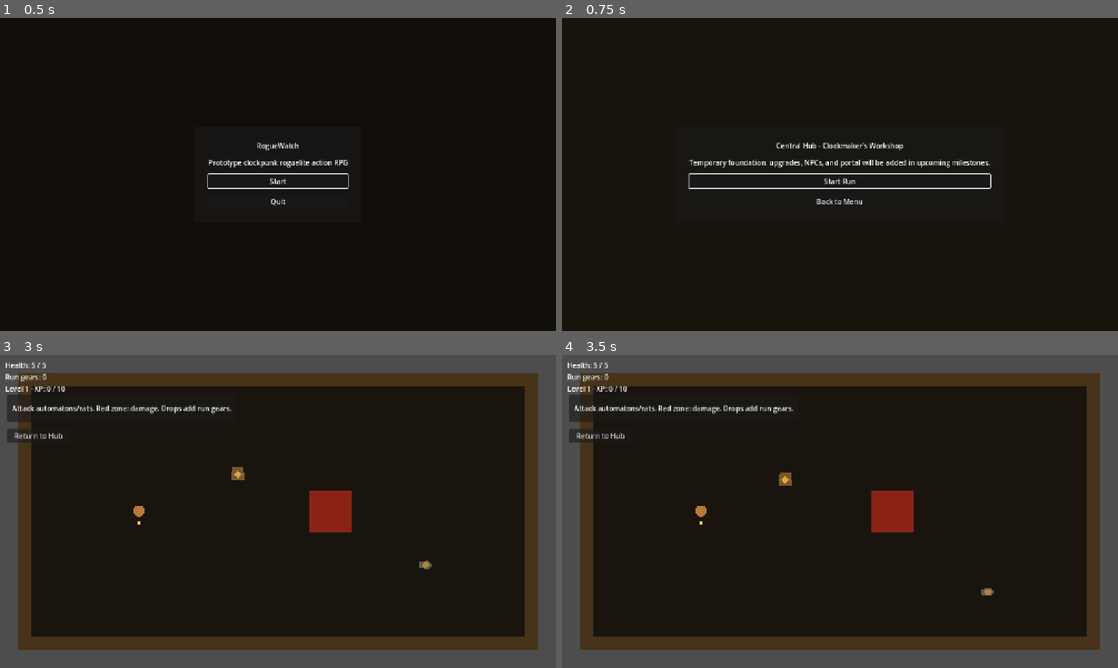
Above: before the commit, frames 1-4 (two rows, left to right).
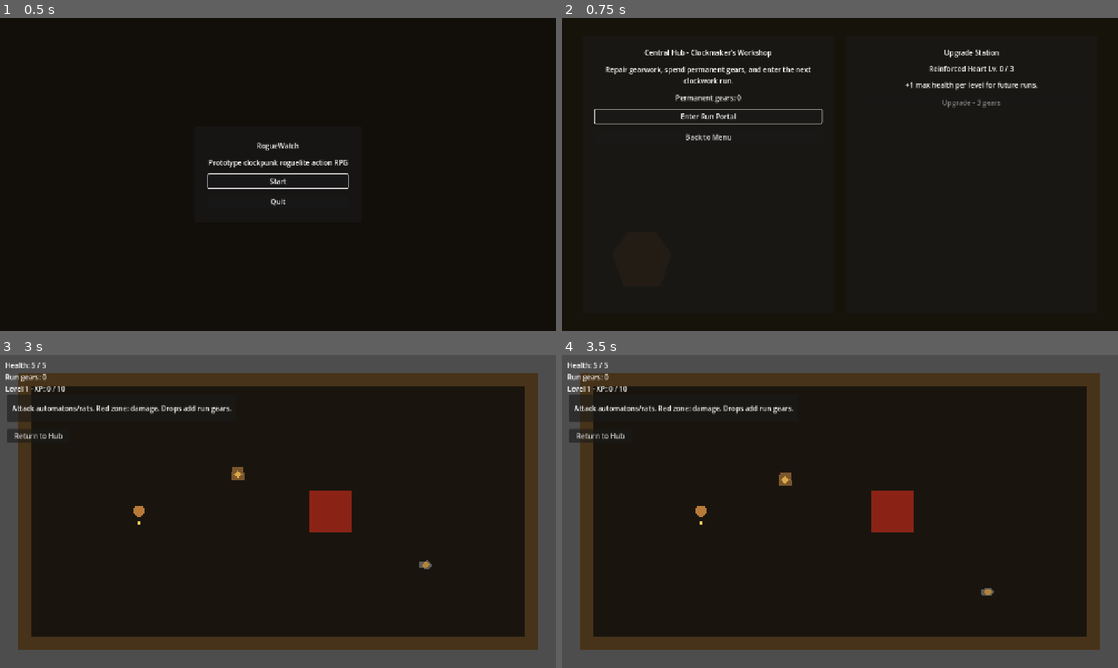
Above: after the commit, the same moments.

Repository: shibii1111/hermes-godot-topdown
Game: Godot game, scene res://scenes/main/GameRoot.tscn
Same seed, same stepped clock (60 frames per second), same inputs: the game is played once before the commit and once after it.
Inputs:
- Up to frame 1 (0.5 s): no input
- Up to frame 2 (0.75 s): click "Start" at 0.5 s
- Up to frame 3 (3 s): click "Back to Menu" at 1.25 s; click "Start" at 2 s; click "Start Run" (after the commit: "Enter Run Portal") at 2.75 s
- Up to frame 4 (3.5 s): no input

Frame 1 is identical in both runs. In frame 2, 3.7% of the frame differs, in the area x 5-86%, y 10-60%; in frame 3, less than 0.1%; in frame 4, less than 0.1%.

Commit message:
feat: add hub permanent upgrades

Diff:
--- a/scenes/hub/Hub.tscn
+++ b/scenes/hub/Hub.tscn
@@ -1,51 +1,111 @@
 [gd_scene load_steps=2 format=3 uid="uid://roguewatch_hub_placeholder"]
 
-[ext_resource type="Script" path="res://scripts/core/hub_placeholder.gd" id="1_hub"]
+[ext_resource type="Script" path="res://scripts/hub/hub.gd" id="1_hub"]
 
 [node name="Hub" type="Node2D"]
 script = ExtResource("1_hub")
 
+[node name="WorkshopFloor" type="Polygon2D" parent="."]
+color = Color(0.09, 0.075, 0.045, 1)
+polygon = PackedVector2Array(0, 0, 1280, 0, 1280, 720, 0, 720)
+
+[node name="GearBackdrop" type="Polygon2D" parent="."]
+position = Vector2(184, 560)
+color = Color(0.24, 0.16, 0.07, 0.65)
+polygon = PackedVector2Array(-68, -18, -32, -68, 32, -68, 68, -18, 42, 58, -42, 58)
+
 [node name="CanvasLayer" type="CanvasLayer" parent="."]
 
-[node name="ColorRect" type="ColorRect" parent="CanvasLayer"]
-offset_right = 1280.0
-offset_bottom = 720.0
-color = Color(0.09, 0.075, 0.045, 1)
+[node name="RootMargin" type="MarginContainer" parent="CanvasLayer"]
+anchors_preset = 15
+anchor_right = 1.0
+anchor_bottom = 1.0
+offset_left = 48.0
+offset_top = 40.0
+offset_right = -48.0
+offset_bottom = -40.0
 
-[node name="CenterContainer" type="CenterContainer" parent="CanvasLayer"]
-offset_right = 1280.0
-offset_bottom = 720.0
+[node name="Columns" type="HBoxContainer" parent="CanvasLayer/RootMargin"]
+layout_mode = 2
+theme_override_constants/separation = 28
 
-[node name="PanelContainer" type="PanelContainer" parent="CanvasLayer/CenterContainer"]
+[node name="HubPanel" type="PanelContainer" parent="CanvasLayer/RootMargin/Columns"]
 layout_mode = 2
+size_flags_horizontal = 3
 
-[node name="MarginContainer" type="MarginContainer" parent="CanvasLayer/CenterContainer/PanelContainer"]
+[node name="HubMargin" type="MarginContainer" parent="CanvasLayer/RootMargin/Columns/HubPanel"]
 layout_mode = 2
-theme_override_constants/margin_left = 32
-theme_override_constants/margin_top = 32
-theme_override_constants/margin_right = 32
-theme_override_constants/margin_bottom = 32
+theme_override_constants/margin_left = 28
+theme_override_constants/margin_top = 28
+theme_override_constants/margin_right = 28
+theme_override_constants/margin_bottom = 28
 
-[node name="VBoxContainer" type="VBoxContainer" parent="CanvasLayer/CenterContainer/PanelContainer/MarginContainer"]
+[node name="HubInfo" type="VBoxContainer" parent="CanvasLayer/RootMargin/Columns/HubPanel/HubMargin"]
 layout_mode = 2
 theme_override_constants/separation = 16
 
-[node name="Title" type="Label" parent="CanvasLayer/CenterContainer/PanelContainer/MarginContainer/VBoxContainer"]
+[node name="Title" type="Label" parent="CanvasLayer/RootMargin/Columns/HubPanel/HubMargin/HubInfo"]
 layout_mode = 2
 text = "Central Hub - Clockmaker's Workshop"
 horizontal_alignment = 1
 
-[node name="Description" type="Label" parent="CanvasLayer/CenterContainer/PanelContainer/MarginContainer/VBoxContainer"]
+[node name="Description" type="Label" parent="CanvasLayer/RootMargin/Columns/HubPanel/HubMargin/HubInfo"]
 layout_mode = 2
-text = "Temporary foundation: upgrades, NPCs, and portal will be added in upcoming milestones."
+text = "Repair gearwork, spend permanent gears, and enter the next clockwork run."
+autowrap_mode = 3
 horizontal_alignment = 1
 
-[node name="StartRunButton" type="Button" parent="CanvasLayer/CenterContainer/PanelContainer/MarginContainer/VBoxContainer"]
+[node name="PermanentCurrencyLabel" type="Label" parent="CanvasLayer/RootMargin/Columns/HubPanel/HubMargin/HubInfo"]
 unique_name_in_owner = true
 layout_mode = 2
-text = "Start Run"
+text = "Permanent gears: 0"
+horizontal_alignment = 1
 
-[node name="MenuButton" type="Button" parent="CanvasLayer/CenterContainer/PanelContainer/MarginContainer/VBoxContainer"]
+[node name="RunPortalButton" type="Button" parent="CanvasLayer/RootMargin/Columns/HubPanel/HubMargin/HubInfo"]
+unique_name_in_owner = true
+layout_mode = 2
+text = "Enter Run Portal"
+
+[node name="MenuButton" type="Button" parent="CanvasLayer/RootMargin/Columns/HubPanel/HubMargin/HubInfo"]
 unique_name_in_owner = true
 layout_mode = 2
 text = "Back to Menu"
+
+[node name="UpgradePanel" type="PanelContainer" parent="CanvasLayer/RootMargin/Columns"]
+layout_mode = 2
+size_flags_horizontal = 3
+
+[node name="UpgradeMargin" type="MarginContainer" parent="CanvasLayer/RootMargin/Columns/UpgradePanel"]
+layout_mode = 2
+theme_override_constants/margin_left = 28
+theme_override_constants/margin_top = 28
+theme_override_constants/margin_right = 28
+theme_override_constants/margin_bottom = 28
+
+[node name="UpgradeStation" type="VBoxContainer" parent="CanvasLayer/RootMargin/Columns/UpgradePanel/UpgradeMargin"]
+unique_name_in_owner = true
+layout_mode = 2
+theme_override_constants/separation = 14
+
+[node name="StationTitle" type="Label" parent="CanvasLayer/RootMargin/Columns/UpgradePanel/UpgradeMargin/UpgradeStation"]
+layout_mode = 2
+text = "Upgrade Station"
+horizontal_alignment = 1
+
+[node name="UpgradeStatusLabel" type="Label" parent="CanvasLayer/RootMargin/Columns/UpgradePanel/UpgradeMargin/UpgradeStation"]
+unique_name_in_owner = true
+layout_mode = 2
+text = "Reinforced Heart Lv. 0 / 3"
+horizontal_alignment = 1
+
+[node name="UpgradeDescriptionLabel" type="Label" parent="CanvasLayer/RootMargin/Columns/UpgradePanel/UpgradeMargin/UpgradeStation"]
+unique_name_in_owner = true
+layout_mode = 2
+text = "+1 max health per level for future runs."
+autowrap_mode = 3
+horizontal_alignment = 1
+
+[node name="UpgradeButton" type="Button" parent="CanvasLayer/RootMargin/Columns/UpgradePanel/UpgradeMargin/UpgradeStation"]
+unique_name_in_owner = true
+layout_mode = 2
+text = "Upgrade - 3 gears"
--- a/scripts/core/signal_bus.gd
+++ b/scripts/core/signal_bus.gd
@@ -9,3 +9,4 @@
 signal run_started()
 signal run_ended(reason: String)
 signal permanent_currency_changed(amount: int)
+signal upgrade_purchased(upgrade_id: String, new_level: int)
--- a/scripts/dungeon/test_room.gd
+++ b/scripts/dungeon/test_room.gd
@@ -109,15 +109,23 @@
 
 ## Simulates the minimal roguelite loop: return to the hub on death.
 func _on_player_died() -> void:
-	_resume_from_pause()
-	SignalBus.run_ended.emit("player_death")
-	SceneLoader.go_to_hub()
+	complete_run("player_death")
 
 
 ## Allows leaving the test room manually without dying.
 func _on_return_hub_pressed() -> void:
+	complete_run("manual_return")
+
+
+## Transfers run rewards into permanent progression, saves, and returns to the hub.
+func complete_run(reason: String) -> void:
 	_resume_from_pause()
-	SignalBus.run_ended.emit("manual_return")
+	if run_currency > 0:
+		SaveManager.add_permanent_currency(run_currency)
+		SaveManager.save_game()
+		run_currency = 0
+		_update_currency_label()
+	SignalBus.run_ended.emit(reason)
 	SceneLoader.go_to_hub()
 
 
--- /dev/null
+++ b/scripts/hub/hub.gd
@@ -0,0 +1,69 @@
+extends Node2D
+class_name Hub
+
+## Central hub scene for permanent progression between runs.
+## The hub owns UI wiring only; progression rules stay in SaveManager.
+
+const REINFORCED_HEART := "reinforced_heart"
+
+@onready var permanent_currency_label: Label = %PermanentCurrencyLabel
+@onready var upgrade_status_label: Label = %UpgradeStatusLabel
+@onready var upgrade_description_label: Label = %UpgradeDescriptionLabel
+@onready var upgrade_button: Button = %UpgradeButton
+@onready var run_portal_button: Button = %RunPortalButton
+@onready var menu_button: Button = %MenuButton
+
+
+## Connects hub controls and displays current permanent progression.
+func _ready() -> void:
+	SignalBus.permanent_currency_changed.connect(_on_progression_changed)
+	SignalBus.upgrade_purchased.connect(_on_upgrade_purchased)
+	upgrade_button.pressed.connect(_on_upgrade_pressed)
+	run_portal_button.pressed.connect(_on_start_run_pressed)
+	menu_button.pressed.connect(_on_menu_pressed)
+	refresh_hub_state()
+	run_portal_button.grab_focus()
+
+
+## Refreshes all hub UI labels and upgrade button state from SaveManager.
+func refresh_hub_state() -> void:
+	permanent_currency_label.text = "Permanent gears: %d" % SaveManager.permanent_currency
+	var definition := SaveManager.get_upgrade_definition(REINFORCED_HEART)
+	var level := SaveManager.get_upgrade_level(REINFORCED_HEART)
+	var max_level: int = int(definition.get("max_level", 0))
+	var display_name: String = String(definition.get("display_name", "Unknown Upgrade"))
+	upgrade_status_label.text = "%s Lv. %d / %d" % [display_name, level, max_level]
+	upgrade_description_label.text = String(definition.get("description", "No description."))
+	if SaveManager.is_upgrade_maxed(REINFORCED_HEART):
+		upgrade_button.text = "Max Level"
+		upgrade_button.disabled = true
+	else:
+		var cost := SaveManager.get_upgrade_cost(REINFORCED_HEART)
+		upgrade_button.text = "Upgrade - %d gears" % cost
+		upgrade_button.disabled = SaveManager.permanent_currency < cost
+
+
+## Attempts to buy the selected permanent upgrade and refreshes the station.
+func _on_upgrade_pressed() -> void:
+	SaveManager.purchase_upgrade(REINFORCED_HEART)
+	refresh_hub_state()
+
+
+## Starts a prototype run through the SceneLoader.
+func _on_start_run_pressed() -> void:
+	SceneLoader.start_run()
+
+
+## Returns to the start menu to validate basic navigation.
+func _on_menu_pressed() -> void:
+	SceneLoader.go_to_start_menu()
+
+
+## Refreshes labels when permanent currency changes.
+func _on_progression_changed(_amount: int) -> void:
+	refresh_hub_state()
+
+
+## Refreshes labels when an upgrade is purchased.
+func _on_upgrade_purchased(_upgrade_id: String, _new_level: int) -> void:
+	refresh_hub_state()
--- a/scripts/player/player.gd
+++ b/scripts/player/player.gd
@@ -18,9 +18,11 @@
 
 ## Connects health signals from the HealthComponent.
 func _ready() -> void:
+	_apply_permanent_upgrades()
 	health_component.health_changed.connect(_on_health_changed)
 	health_component.died.connect(_on_died)
 	combat.update_weapon_direction(facing.facing_direction)
+	health_component.health_changed.emit(health_component.current_health, health_component.max_health)
 
 
 ## Reads player intentions, updates components, then applies movement.
@@ -44,6 +46,15 @@
 	health_component.apply_damage(damage_data)
 
 
+## Applies permanent progression bonuses before the run begins.
+func _apply_permanent_upgrades() -> void:
+	var bonus_health: int = SaveManager.get_player_max_health_bonus()
+	if bonus_health <= 0:
+		return
+	health_component.max_health += bonus_health
+	health_component.current_health = health_component.max_health
+
+
 ## Rotates the small facing visual indicator in front of the player.
 func _update_direction_pointer() -> void:
 	direction_pointer.position = facing.facing_direction.normalized() * 22.0
--- a/scripts/saves/save_manager.gd
+++ b/scripts/saves/save_manager.gd
@@ -1,11 +1,40 @@
 extends Node
 
-## Manages the prototype's permanent save data.
-## This foundation exposes only minimal data; later milestones will add upgrades and permanent inventory.
+## Manages permanent progression and save data for the roguelite loop.
+## Run scenes award gears here, while the hub spends them on persistent upgrades.
 
-const SAVE_PATH := "user://roguewatch_save.json"
+const DEFAULT_SAVE_PATH := "user://roguewatch_save.json"
+const REINFORCED_HEART := "reinforced_heart"
+const UPGRADE_DEFINITIONS := {
+	REINFORCED_HEART: {
+		"display_name": "Reinforced Heart",
+		"base_cost": 3,
+		"max_level": 3,
+		"description": "+1 max health per level for future runs."
+	}
+}
 
 var permanent_currency: int = 0
+var upgrade_levels: Dictionary = {}
+var _save_path: String = DEFAULT_SAVE_PATH
+
+
+## Loads saved progression when the autoload is created.
+func _ready() -> void:
+	load_game()
+
+
+## Allows validation scripts to use an isolated save file.
+func set_save_path(next_save_path: String) -> void:
+	_save_path = next_save_path
+
+
+## Clears in-memory progression for deterministic validation scripts.
+func reset_for_tests() -> void:
+	permanent_currency = 0
+	upgrade_levels.clear()
+	SignalBus.permanent_currency_changed.emit(permanent_currency)
+	SignalBus.upgrade_purchased.emit(REINFORCED_HEART, 0)
 
 
 ## Adds currency kept between runs and notifies the UI.
@@ -14,14 +43,96 @@
 	SignalBus.permanent_currency_changed.emit(permanent_currency)
 
 
+## Attempts to buy one level of a permanent upgrade.
+func purchase_upgrade(upgrade_id: String) -> bool:
+	if not UPGRADE_DEFINITIONS.has(upgrade_id):
+		return false
+	var current_level := get_upgrade_level(upgrade_id)
+	var max_level: int = int(UPGRADE_DEFINITIONS[upgrade_id].get("max_level", 0))
+	if current_level >= max_level:
+		return false
+	var cost := get_upgrade_cost(upgrade_id)
+	if permanent_currency < cost:
+		return false
+	permanent_currency -= cost
+	upgrade_levels[upgrade_id] = current_level + 1
+	SignalBus.permanent_currency_changed.emit(permanent_currency)
+	SignalBus.upgrade_purchased.emit(upgrade_id, current_level + 1)
+	save_game()
+	return true
+
+
+## Returns the current purchased level for a permanent upgrade.
+func get_upgrade_level(upgrade_id: String) -> int:
+	return int(upgrade_levels.get(upgrade_id, 0))
+
+
+## Returns the cost of the next upgrade level.
+func get_upgrade_cost(upgrade_id: String) -> int:
+	if not UPGRADE_DEFINITIONS.has(upgrade_id):
+		return 0
+	var base_cost: int = int(UPGRADE_DEFINITIONS[upgrade_id].get("base_cost", 0))
+	return base_cost + get_upgrade_level(upgrade_id) * 2
+
+
+## Returns true when the upgrade cannot be bought anymore.
+func is_upgrade_maxed(upgrade_id: String) -> bool:
+	if not UPGRADE_DEFINITIONS.has(upgrade_id):
+		return true
+	return get_upgrade_level(upgrade_id) >= int(UPGRADE_DEFINITIONS[upgrade_id].get("max_level", 0))
+
+
+## Returns the display metadata for a permanent upgrade.
+func get_upgrade_definition(upgrade_id: String) -> Dictionary:
+	return UPGRADE_DEFINITIONS.get(upgrade_id, {})
+
+
+## Converts permanent heart upgrades into player max health bonus.
+func get_player_max_health_bonus() -> int:
+	return get_upgrade_level(REINFORCED_HEART)
+
+
+## Saves permanent progression to disk as JSON.
+func save_game() -> bool:
+	var file := FileAccess.open(_save_path, FileAccess.WRITE)
+	if file == null:
+		push_warning("Unable to open save file for writing: %s" % _save_path)
+		return false
+	file.store_string(JSON.stringify(to_dict(), "\t"))
+	return true
+
+
+## Loads permanent progression from disk if a save exists.
+func load_game() -> bool:
+	if not FileAccess.file_exists(_save_path):
+		return false
+	var file := FileAccess.open(_save_path, FileAccess.READ)
+	if file == null:
+		push_warning("Unable to open save file for reading: %s" % _save_path)
+		return false
+	var parsed = JSON.parse_string(file.get_as_text())
+	if typeof(parsed) != TYPE_DICTIONARY:
+		push_warning("Save file is not a valid dictionary: %s" % _save_path)
+		return false
+	from_dict(parsed)
+	return true
+
+
 ## Serializes permanent data into a simple dictionary.
 func to_dict() -> Dictionary:
 	return {
-		"permanent_currency": permanent_currency
+		"permanent_currency": permanent_currency,
+		"upgrade_levels": upgrade_levels
 	}
 
 
 ## Reloads permanent data from a validated dictionary.
 func from_dict(data: Dictionary) -> void:
-	permanent_currency = int(data.get("permanent_currency", 0))
+	permanent_currency = max(0, int(data.get("permanent_currency", 0)))
+	upgrade_levels.clear()
+	var saved_upgrades: Dictionary = data.get("upgrade_levels", {})
+	for upgrade_id in saved_upgrades.keys():
+		upgrade_levels[String(upgrade_id)] = max(0, int(saved_upgrades[upgrade_id]))
 	SignalBus.permanent_currency_changed.emit(permanent_currency)
+	for upgrade_id in upgrade_levels.keys():
+		SignalBus.upgrade_purchased.emit(upgrade_id, get_upgrade_level(upgrade_id))
Not shown, changed: docs/milestones.md
